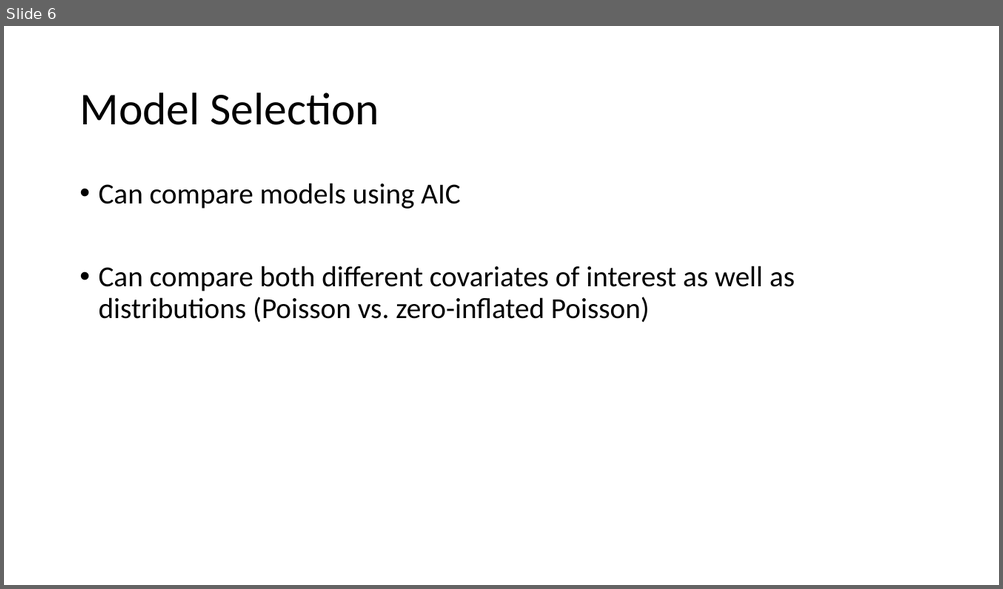
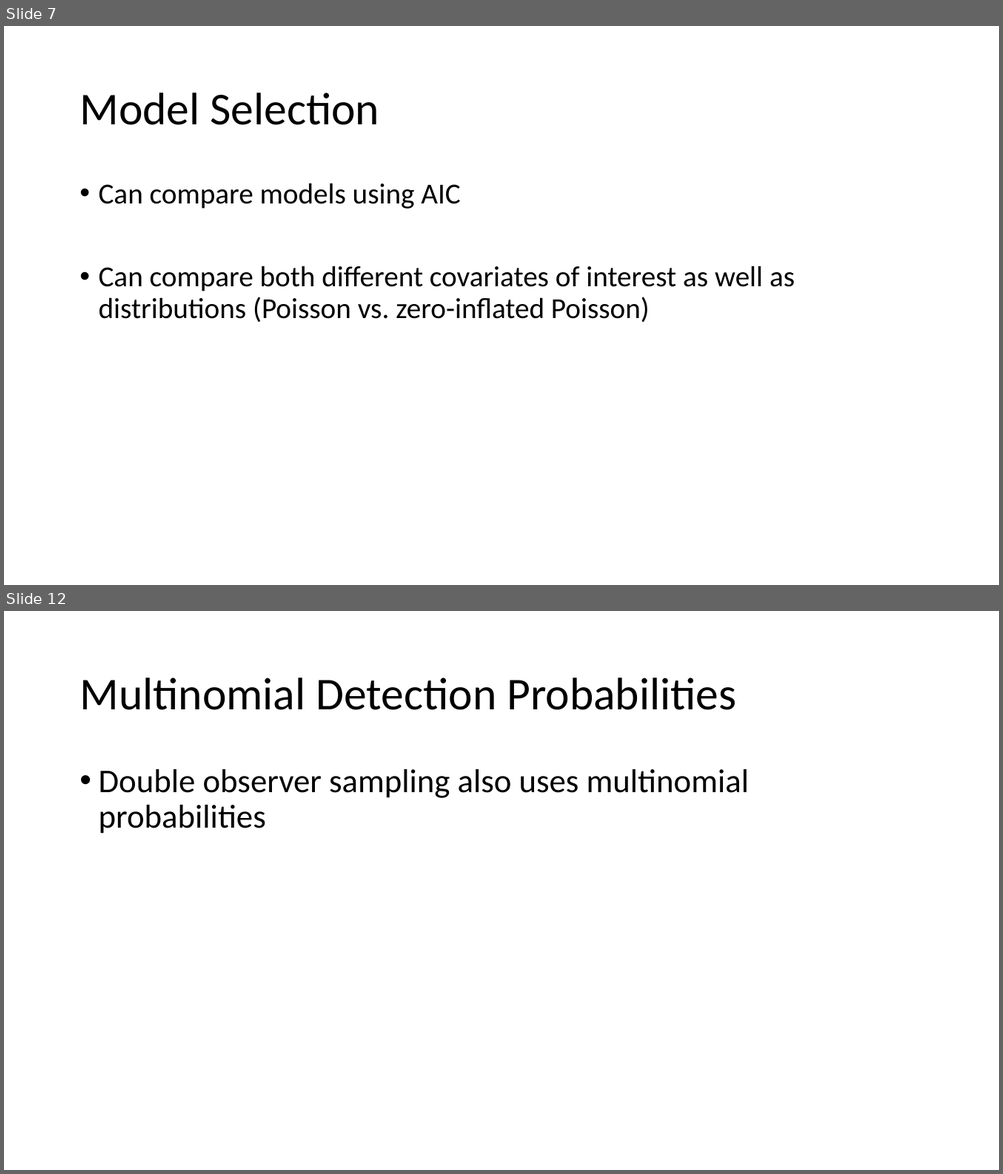
Before and after one commit to evanmadams/NAOC2020-Count-Data-Workshop, a slide deck: lessons/Nmix advanced.pptx. Shown one above the other, each under a label of ours: slide 6 before the commit, slides 7 and 12 after it; the slides between them are not shown. The pictures are 1003x589 and 1003x1174 pixels, drawn with LibreOffice and Linux fonts; fonts in the diff are those of the drawing. Boxes give left, top, right and bottom in pixels: in the first picture for what was removed or moved away, otherwise in the second. Text is boxed around its words. In the diff, an @@ line names an element or a change of style, - is before the commit and + after.

```diff
--- a/lessons/Nmix advanced.pptx
+++ b/lessons/Nmix advanced.pptx
@@ slide 12 added at (4,611,999,1170), background #FFFFFF @@
@@ title added at (79,678,736,710), 44 pt, text #000000 @@
+Multinomial Detection Probabilities
@@ text added at (99,769,748,834), 32 pt, text #000000 @@
+• Double observer sampling also uses multinomial probabilities
@@ what was slide 6 is now slide 7 @@
```
Also in this commit, not shown: 4 slides changed, 4 other slides added, 6 slides removed, 2 other files.
